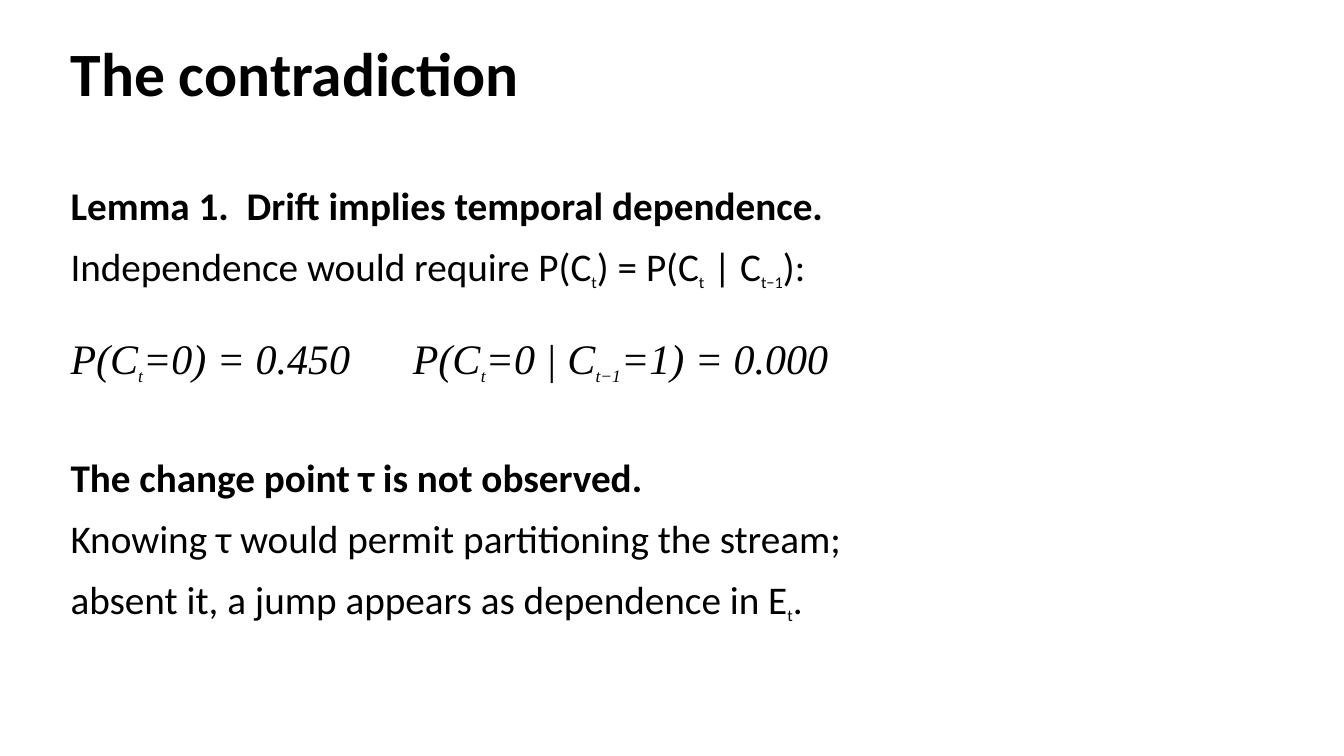
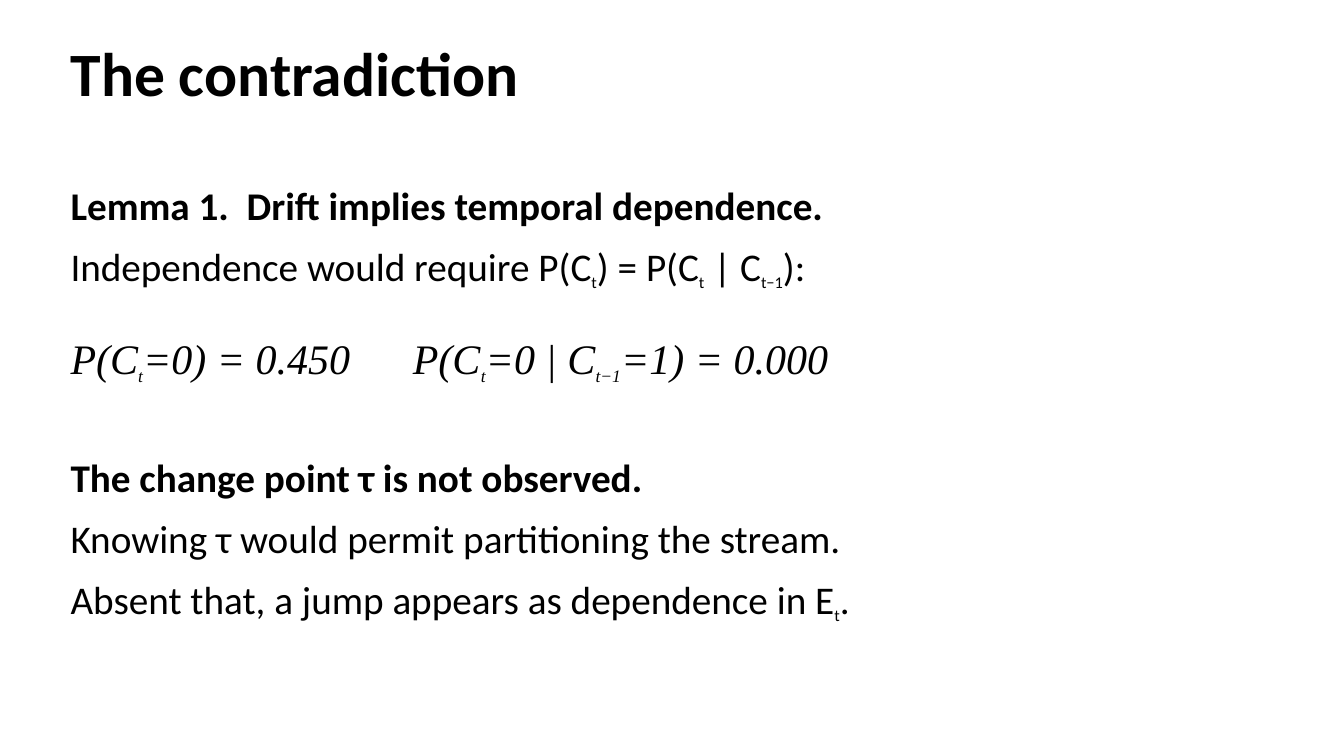
Before and after one commit to phuong0111/time-series-research, a slide deck: slide 13 of data-drift/seminar.pptx. Drawn at 1344x756 pixels with LibreOffice and Linux fonts; fonts in the diff are those of the drawing. Boxes give left, top, right and bottom in pixels: in the first picture for what was removed or moved away, otherwise in the second. Text is boxed around its words. In the diff, an @@ line names an element or a change of style, - is before the commit and + after.

```diff
--- a/data-drift/seminar.pptx
+++ b/data-drift/seminar.pptx
@@ text at (x1=71, y1=525, x2=840, y2=621): text changed @@
-Knowing τ would permit partitioning the stream;
-absent it, a jump appears as dependence in Et.
+Knowing τ would permit partitioning the stream.
+Absent that, a jump appears as dependence in Et.
```
Also in this commit, not shown: 15 other slides changed, 1 other file.
